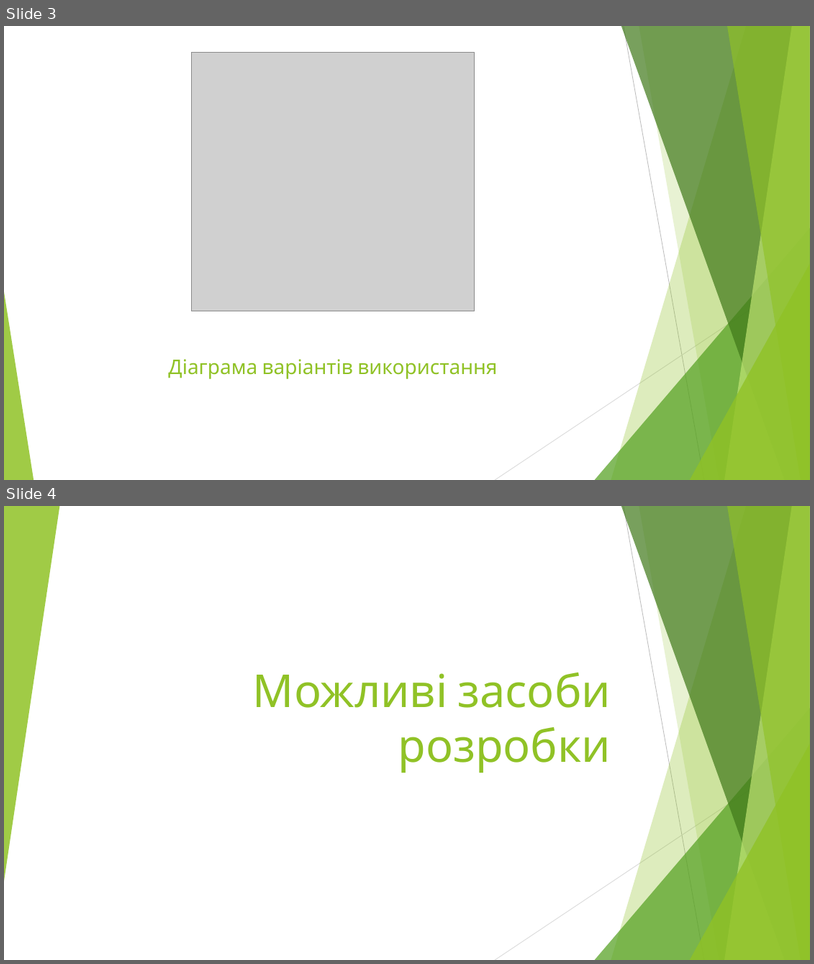
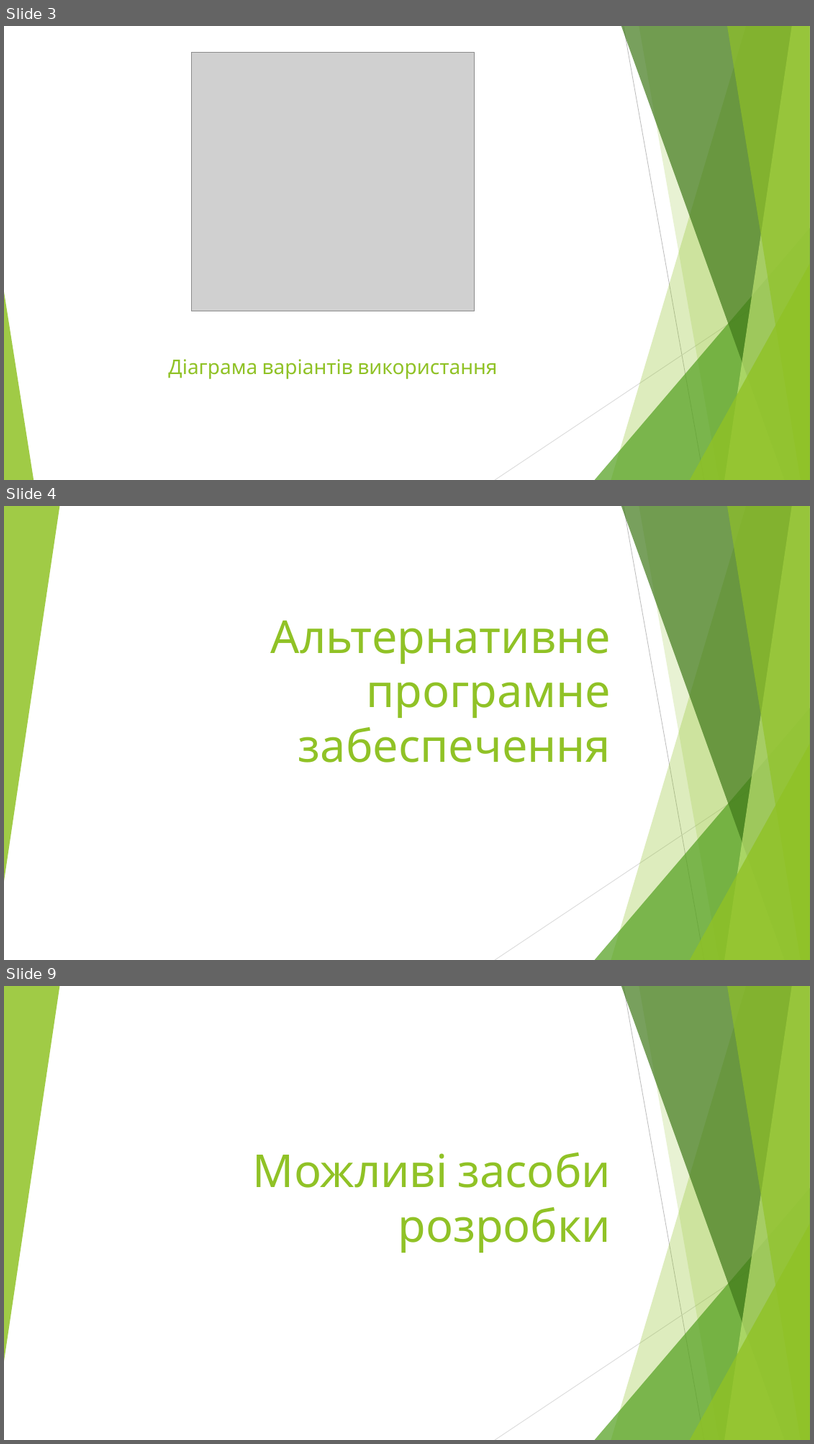
Before and after one commit to BohdanRozov/Boida27, a slide deck: Курсова робота на тему.pptx. Shown one above the other, each under a label of ours: slides 3 and 4 before the commit, slides 3, 4 and 9 after it; the slides between them are not shown. The pictures are 814x964 and 814x1444 pixels, drawn with LibreOffice and Linux fonts; fonts in the diff are those of the drawing; grey boxes stand for pictures. Boxes give left, top, right and bottom in pixels: in the first picture for what was removed or moved away, otherwise in the second. Text is boxed around its words. In the diff, an @@ line names an element or a change of style, - is before the commit and + after.

```diff
--- a/Курсова робота на тему.pptx
+++ b/Курсова робота на тему.pptx
@@ slide 4 added at [4,506,810,960], background #FFFFFF; not listed: 10 template elements that a slide beside it also shows @@
@@ title added at [271,620,611,762], 54 pt, text #90C226 @@
+Альтернативне програмне забеспечення
@@ what was slide 4 is now slide 9 @@
```
Also in this commit, not shown: 1 slide changed, 11 other slides added, 4 other files.
